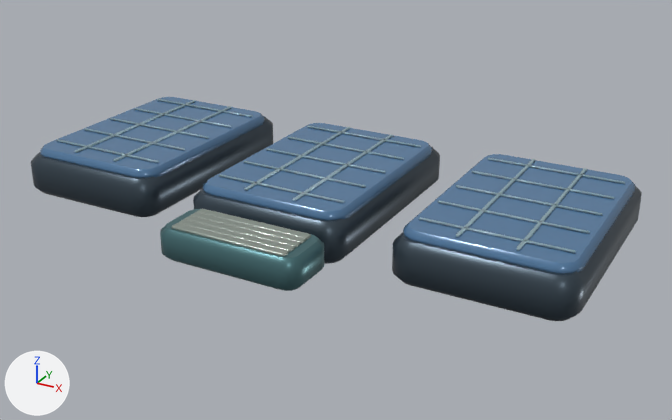
The glTF model assets/models/regions/metro_truck_park_3.glb, before and after one commit.
The view is the same before and after, from a 50 mm lens placed at (3.81, -6.22, 8.37), pointed at (0.27, 0.23, 5.15). The axes (+X, +Y, +Z) are drawn at lower left. The lights are the same throughout. The first picture is the older version. Vertices at exactly the same position are counted once.

The scene before the commit, as lines of its bpy script (objects in view):
```python
me_truckpark3 = bpy.data.meshes.new('TruckPark3')
me_truckpark3.from_pydata(...)  # 2432 vertices, 4732 faces; spans x -2.58..2.58, y -1.29..1.57, z 5.04..5.48
# faces by material slot: [4264, 468]
me_truckpark3.materials.append(mat_metal)
me_truckpark3.materials.append(mat_tint)
ob_truckpark3 = bpy.data.objects.new('TruckPark3', me_truckpark3)
ob_truckpark3.location = (0.0, 0.0, 0.0)
```
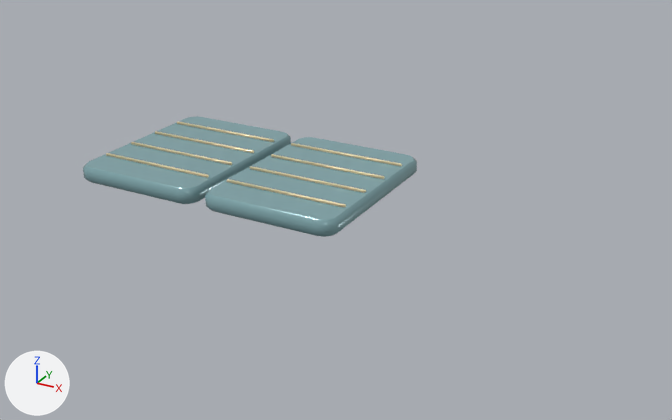
Boxes (x1, y1, x2, y2) around the edits, measured in the pictures (672 x 420 px; the box of a moved part takes in the faces that stretch with it):
'TruckPark3', reshaped (45% narrower, 46% shorter): before (31, 97, 642, 321); after (83, 116, 417, 237)
part 1 of me_truckpark3, moved or reshaped: before (157, 99, 252, 117); after (177, 121, 274, 142)
part 2 of me_truckpark3, moved or reshaped: before (134, 108, 231, 128); after (155, 131, 254, 153)
part 3 of me_truckpark3, moved or reshaped: before (110, 118, 209, 139); after (131, 142, 232, 165)
part 4 of me_truckpark3, moved or reshaped: before (84, 128, 185, 150); after (106, 153, 209, 178)
part 5 of me_truckpark3, moved or reshaped: before (308, 126, 421, 147); after (291, 143, 402, 166)
part 6 of me_truckpark3, moved or reshaped: before (288, 137, 404, 160); after (271, 154, 384, 179)
part 7 of me_truckpark3, moved or reshaped: before (266, 148, 386, 173); after (250, 166, 366, 193)
part 8 of me_truckpark3, moved or reshaped: before (244, 161, 366, 188); after (227, 179, 346, 208)
part 9 of me_truckpark3, rebuilt: before (31, 116, 273, 217); after (83, 116, 291, 204)
part 10 of me_truckpark3, rebuilt: before (193, 147, 440, 264); after (205, 137, 417, 237)
part 11 of me_truckpark3, deleted (blue): before (40, 97, 642, 321)

The change, as a diff of the scene's bpy script:
```diff
--- a/assets/models/regions/metro_truck_park_3.glb.py
+++ b/assets/models/regions/metro_truck_park_3.glb.py
@@ me_truckpark3 @@
 # used by ob_truckpark3; location = (0.0, 0.0, 0.0)
-me_truckpark3.from_pydata(...)  # 2432 vertices, 4732 faces; spans x -2.58..2.58, y -1.29..1.57, z 5.04..5.48
+me_truckpark3.from_pydata(...)  # 736 vertices, 1432 faces; spans x -2.13..0.55, y -0.36..1.4, z 5.16..5.34
+# me_truckpark3 part 1: the loose piece of 72 vertices spanning x -2.45..-1.25, y 1.23..1.25, z 5.46..5.48 is moved by (0.37, -0.17, -0.14)
+# me_truckpark3 part 2: the loose piece of 72 vertices spanning x -2.45..-1.25, y 0.86..0.88, z 5.46..5.48 is moved by (0.37, -0.16, -0.14)
+# me_truckpark3 part 3: the loose piece of 72 vertices spanning x -2.45..-1.25, y 0.49..0.51, z 5.46..5.48 is moved by (0.37, -0.15, -0.14)
+# me_truckpark3 part 4: the loose piece of 72 vertices spanning x -2.45..-1.25, y 0.12..0.14, z 5.46..5.48 is moved by (0.37, -0.14, -0.14)
+# me_truckpark3 part 5: the loose piece of 72 vertices spanning x -0.6..0.6, y 1.23..1.25, z 5.46..5.48 is moved by (-0.1, -0.17, -0.14)
+# me_truckpark3 part 6: the loose piece of 72 vertices spanning x -0.6..0.6, y 0.86..0.88, z 5.46..5.48 is moved by (-0.1, -0.16, -0.14)
+# me_truckpark3 part 7: the loose piece of 72 vertices spanning x -0.6..0.6, y 0.49..0.51, z 5.46..5.48 is moved by (-0.1, -0.15, -0.14)
+# me_truckpark3 part 8: the loose piece of 72 vertices spanning x -0.6..0.6, y 0.12..0.14, z 5.46..5.48 is moved by (-0.1, -0.14, -0.14)
+# me_truckpark3 part 9: the loose piece of 80 vertices spanning x -2.58..-1.12, y -0.58..1.57, z 5.04..5.4 is rebuilt with 80 vertices and now spans x -2.13..-0.83, y -0.36..1.4, z 5.16..5.32, in mat_tint
+# me_truckpark3 part 10: the loose piece of 80 vertices spanning x -0.73..0.73, y -0.58..1.57, z 5.04..5.4 is rebuilt with 80 vertices and now spans x -0.75..0.55, y -0.36..1.4, z 5.16..5.32, in mat_tint
+# me_truckpark3 part 11: 23 loose pieces with 1696 vertices, spanning x -2.53..2.58, y -1.29..1.57, z 5.04..5.48, are deleted
 me_truckpark3.materials.append(mat_metal)
```
